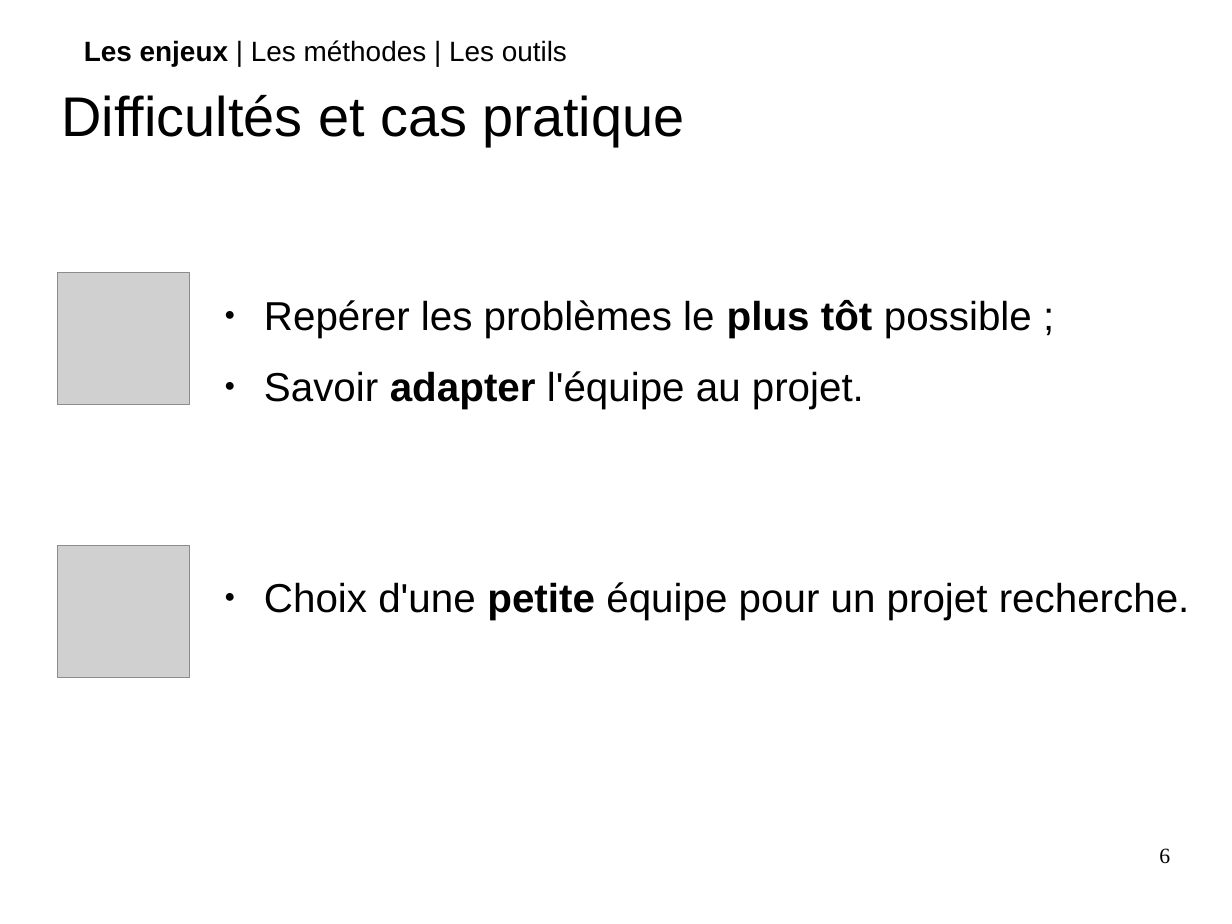
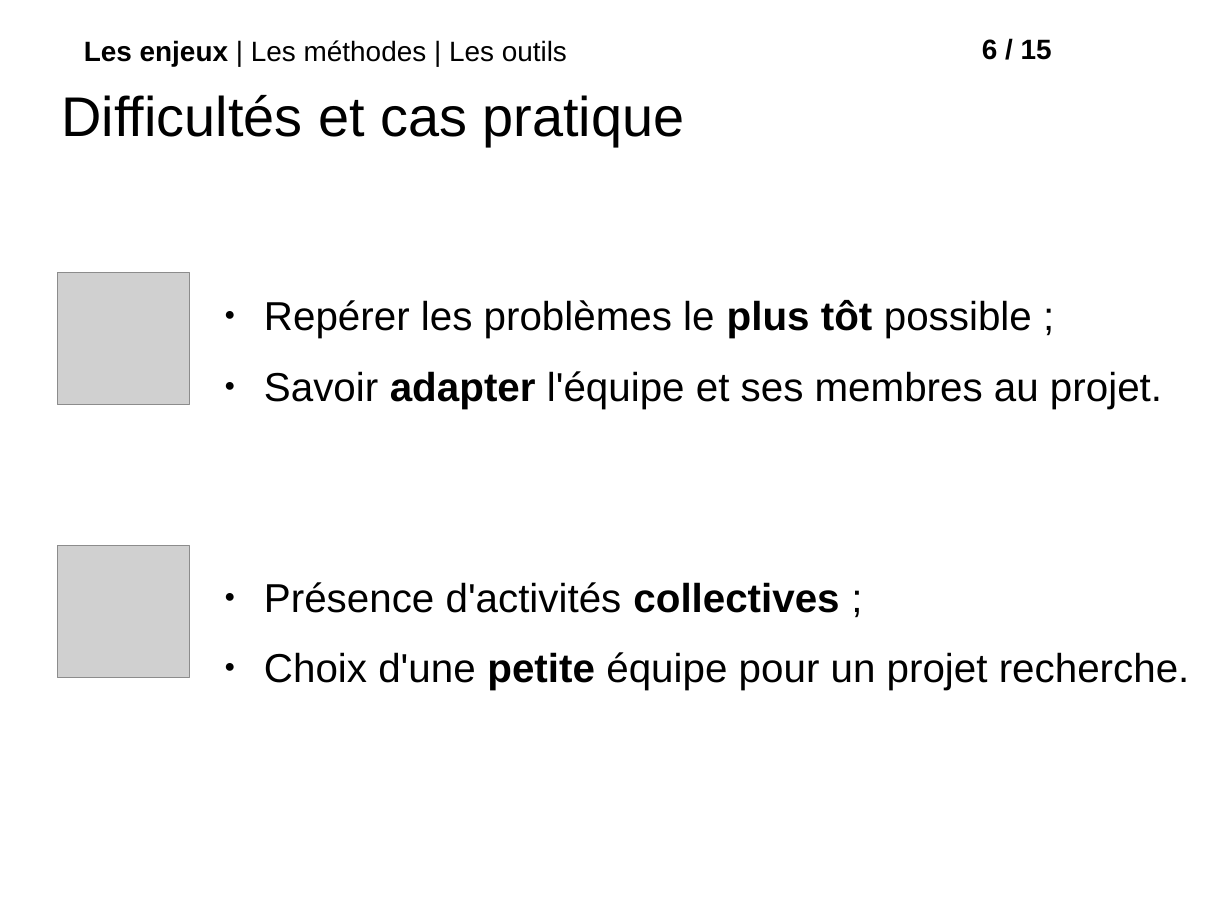
Before and after one commit to roipoussiere/organisation-collaborative-du-travail, a slide deck: slide 7 of organisation_collaborative_du_travail.odp (slide 6 before the commit). Drawn at 1232x924 pixels with LibreOffice and Linux fonts; fonts in the diff are those of the drawing; grey boxes stand for pictures; background and template pictures are left out. Boxes give left, top, right and bottom in pixels: in the first picture for what was removed or moved away, otherwise in the second. Text is boxed around its words. In the diff, an @@ line names an element or a change of style, - is before the commit and + after.

```diff
--- a/organisation_collaborative_du_travail.odp
+++ b/organisation_collaborative_du_travail.odp
@@ text at (982,39,1052,60): text changed; size 14 to 18 pt; font Times New Roman to Arial; bold on @@
-6
+6 / 15
@@ text at (264,371,1162,613): text changed @@
-● Savoir adapter l'équipe au projet.
+● Savoir adapter l'équipe et ses membres au projet.
+● Présence d'activités collectives ;
```
Also in this commit, not shown: 14 other slides changed, 1 slide added, 3 slides removed, 4 other files.
